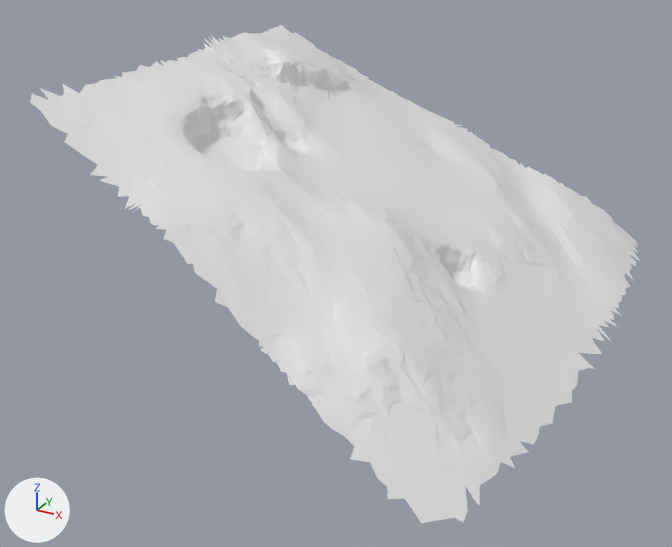
Two versions of the glTF model moon small_tiles/tile_020.glb, one commit apart.
Both versions are drawn from a camera (50 mm lens) standing at (15.96, -7.85, 29.12) and looking at (11.89, -0.45, 25.42). Lighting does not change. The marker at lower left points along +X, +Y and +Z. The older version comes first. Vertices at exactly the same position are counted once.

In view in the first picture: 't20'.
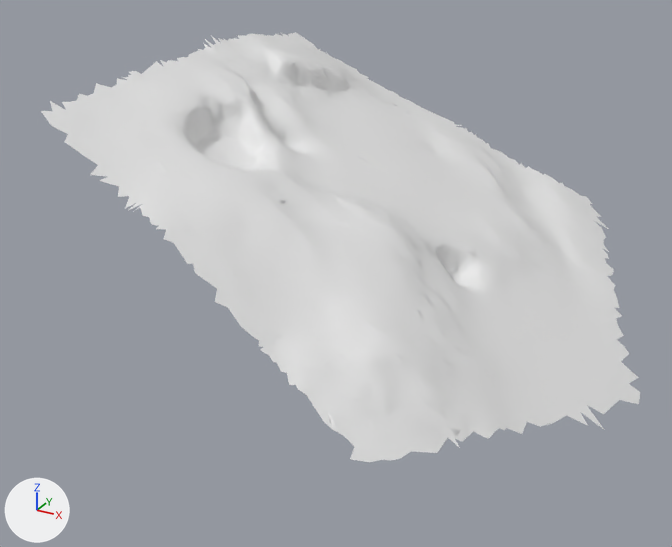
Changed parts and their boxes [x1, y1, x2, y2] in the pictures (672 x 547 px):
't20', reshaped (14% shorter): before [30, 25, 640, 523]; after [41, 32, 640, 462]
part 1 of me_t20, cut back: before [370, 204, 640, 523]; after [552, 311, 640, 429]
part 2 of me_t20, deleted: before [208, 25, 291, 45]
part 3 of me_t20, deleted: before [30, 65, 149, 111]

What the commit changed:
me_t20 is used by ob_t20; location (0.0, 0.0, 0.0).
me_t20 had 4592 vertices, 8920 faces and spanned x 9.63..14.42, y -2.95..2.99, z 24.77..27.45.
me_t20 now has 4447 vertices, 8645 faces and spans x 9.8..14.84, y -2.9..2.94, z 24.52..27.45.
Part 1, on me_t20:
123 vertices are removed from x 13.56..14.32, y -2.95..2.99, z 24.77..25.33.
239 faces are deleted.
32 vertices are added at x 14.35..14.84, y -0.89..1.05, z 24.52..24.85.
67 new faces join them.
Part 2, on me_t20:
41 vertices are removed from x 9.74..9.92, y 0.37..2.08, z 27.26..27.45.
76 faces are deleted.
Part 3, on me_t20:
13 vertices are removed from x 9.63..9.89, y -2.08..-0.74, z 27.21..27.32.
27 faces are deleted.
